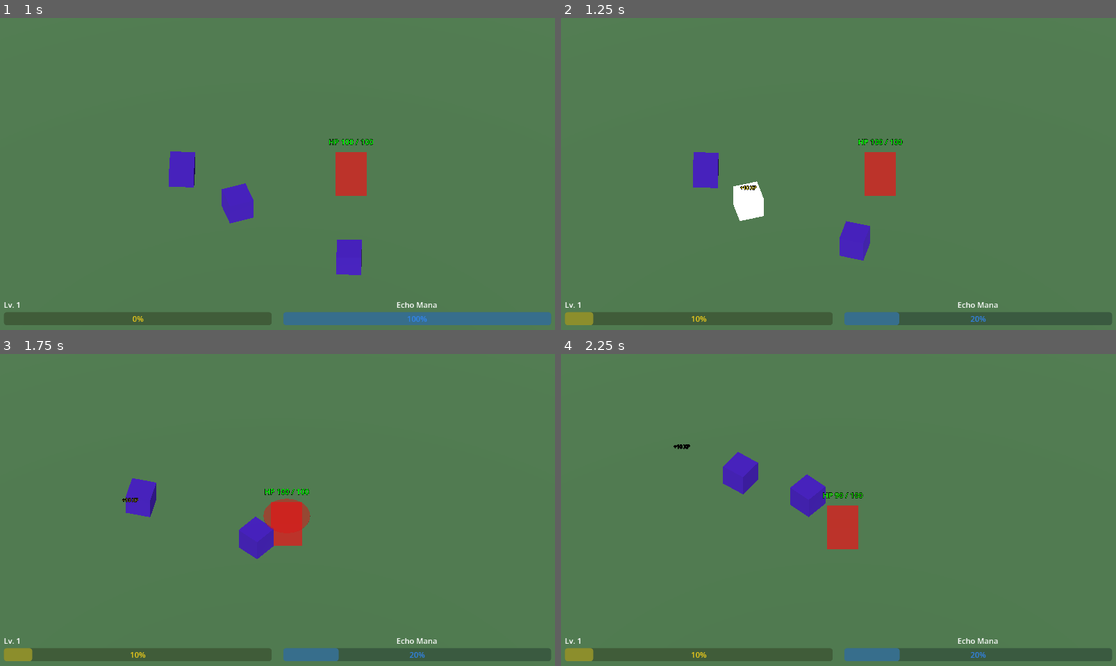
Above: before the commit, frames 1-4 (two rows, left to right).
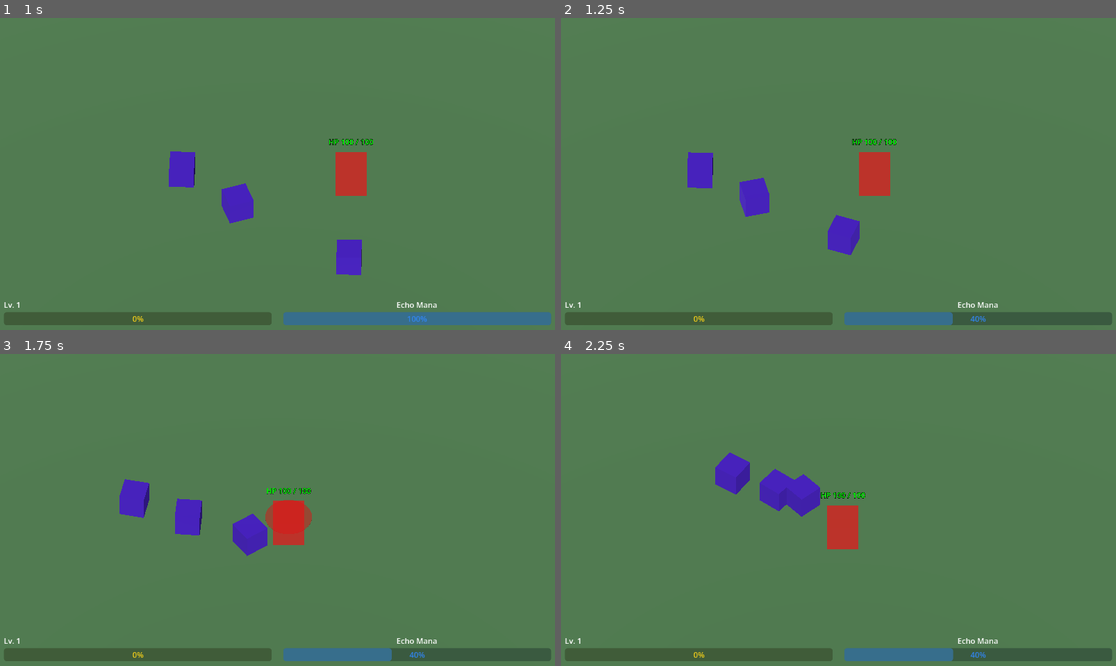
Above: after the commit, the same moments.

Repository: suxrob-1124/arcane-net
Game: Godot game, scene res://scenes/main/Main.tscn
Same seed, same stepped clock (60 frames per second), same inputs: the game is played once before the commit and once after it.
Inputs (mouse positions are in pixels of both pictures, inside the frame that each line leads up to):
- Up to frame 1 (1 s): move the mouse to (399, 158) at 0.52 s; press the mouse at (399, 158) at 0.53 s; hold D (move_right) from 0.53 s (still down); tap Space (dash) at 0.8 s
- Up to frame 2 (1.25 s): keep holding D (move_right)
- Up to frame 3 (1.75 s): move the mouse to (166, 525) at 1.27 s; release D (move_right) at 1.28 s; release the mouse at (166, 525) at 1.28 s; hold S (move_down) from 1.28 s (still down); tap Space (dash) at 1.35 s; click (166, 525) at 1.55 s
- Up to frame 4 (2.25 s): move the mouse to (894, 441) at 2.02 s; release S (move_down) at 2.03 s; press the mouse at (894, 441) at 2.03 s; hold D (move_right) from 2.03 s (still down)

Frame 1 is identical in both runs. In frame 2, 2.6% of the frame differs, in the area x 0-75%, y 38-99%; in frame 3, 2.2%; in frame 4, 2.0%.

Commit message:
feat(spectator): implement ShieldAction with AOE-guard and invuln source API
- Add add_invuln_source/remove_invuln_source counter to Player so multiple
  systems (DashComponent, ShieldAction) can own invulnerability independently
- Emit enemy_telegraph_started from GlitchPup; EchoCompanion tracks window
  via _aoe_alert_until_ms and sets boss_casting_aoe=true while it is active
- ShieldAction.execute() calls add_invuln_source and releases after 1.5 s
- Add CLAUDE.md MANDATORY preamble (planning, read-before-code, REVIEW gate,
  playtest gate, project memory rules)
- New GUT tests: test_echo_shield_action.gd + shield test in test_echo_companion

Co-Authored-By: Claude Sonnet 4.6 <noreply@anthropic.com>

Diff:
--- a/scripts/combat/DashComponent.gd
+++ b/scripts/combat/DashComponent.gd
@@ -38,7 +38,7 @@
 	if _dash_dir == Vector3.ZERO:
 		_dash_dir = -_player.visuals.basis.z
 
-	_player.is_invulnerable = true
+	_player.add_invuln_source()
 	_player.is_dashing = true
 	_player.movement.set_movement_enabled(false)
 	_player.velocity = _dash_dir * DASH_SPEED
@@ -62,4 +62,4 @@
 	dash_ended.emit()
 
 func _on_iframes_timer_timeout() -> void:
-	_player.is_invulnerable = false
+	_player.remove_invuln_source()
--- a/scripts/combat/Player.gd
+++ b/scripts/combat/Player.gd
@@ -10,7 +10,7 @@
 @onready var health: HealthComponent = $HealthComponent
 @onready var attack: AttackComponent = get_node_or_null(^"AttackComponent") as AttackComponent
 
-## Set true by DashComponent during iframes; consumed by `take_damage()` to skip damage.
+## Derived from `_invuln_sources`; true while any source (dash iframes, shield) is active.
 var is_invulnerable: bool = false
 ## Set true by DashComponent during a dash; MovementComponent honours this flag.
 var is_dashing: bool = false
@@ -18,6 +18,7 @@
 var is_ghost: bool = false
 
 var _death_cause: StringName = &"unknown"
+var _invuln_sources: int = 0
 
 
 func _ready() -> void:
@@ -34,6 +35,19 @@
 		_death_cause = source.data.enemy_id
 	health.take_damage(amount, source)
 	Hitstop.request(0.05)
+
+
+## Registers one invulnerability source. Player becomes invulnerable on the first call.
+func add_invuln_source() -> void:
+	_invuln_sources += 1
+	is_invulnerable = true
+
+
+## Releases one invulnerability source. Invulnerability ends when all sources are removed.
+func remove_invuln_source() -> void:
+	_invuln_sources = max(0, _invuln_sources - 1)
+	if _invuln_sources == 0:
+		is_invulnerable = false
 
 
 ## Heals by `amount`. Forwarded directly to HealthComponent.
--- a/scripts/combat/enemies/GlitchPup.gd
+++ b/scripts/combat/enemies/GlitchPup.gd
@@ -37,6 +37,7 @@
 	_telegraph.visible = true
 	_attack_timer.wait_time = data.attack_telegraph
 	_attack_timer.start()
+	EventBus.enemy_telegraph_started.emit(self, data.attack_telegraph)
 
 
 func _on_attack_resolved() -> void:
--- a/scripts/core/EventBus.gd
+++ b/scripts/core/EventBus.gd
@@ -26,6 +26,9 @@
 ## Emitted when the run ends with no continue option available.
 signal game_over()
 
+## Emitted when an enemy begins its attack telegraph. [duration] matches the telegraph timer length.
+signal enemy_telegraph_started(enemy: Node3D, duration: float)
+
 const DEBUG_LOG: bool = false
 
 
--- a/scripts/spectator/EchoCompanion.gd
+++ b/scripts/spectator/EchoCompanion.gd
@@ -15,6 +15,7 @@
 var actions: Array[SpectatorAction] = []
 
 var _is_acting: bool = false
+var _aoe_alert_until_ms: int = 0
 
 ## Emitted right after an action runs. Carries the action's name for UI hooks.
 signal companion_acted(action_name: String)
@@ -24,12 +25,17 @@
 
 func _ready() -> void:
 	actions = [HealAction.new(), ShieldAction.new(), DamageSpikeAction.new()]
+	EventBus.enemy_telegraph_started.connect(_on_enemy_telegraph_started)
 	var timer := Timer.new()
 	timer.wait_time = scan_interval
 	timer.one_shot = false
 	timer.timeout.connect(_on_scan)
 	add_child(timer)
 	timer.start()
+
+
+func _on_enemy_telegraph_started(_enemy: Node3D, duration: float) -> void:
+	_aoe_alert_until_ms = Time.get_ticks_msec() + int(duration * 1000.0)
 
 
 func _on_scan() -> void:
@@ -65,7 +71,7 @@
 	return {
 		"player": player,
 		"player_hp_ratio": hp_ratio,
-		"boss_casting_aoe": false,
+		"boss_casting_aoe": Time.get_ticks_msec() < _aoe_alert_until_ms,
 		"highest_hp_enemy_ratio": highest_hp_ratio,
 		"highest_hp_enemy": highest_hp_enemy,
 	}
--- a/scripts/spectator/actions/ShieldAction.gd
+++ b/scripts/spectator/actions/ShieldAction.gd
@@ -1,5 +1,7 @@
 class_name ShieldAction
 extends SpectatorAction
+
+const SHIELD_DURATION: float = 1.5
 
 
 func _init() -> void:
@@ -11,5 +13,18 @@
 	return ctx.get("boss_casting_aoe", false)
 
 
-func execute(_ctx: Dictionary) -> void:
-	push_warning("EchoCompanion/ShieldAction: not implemented")
+func execute(ctx: Dictionary) -> void:
+	var player: Node = ctx.get("player")
+	if player == null or not is_instance_valid(player):
+		push_warning("EchoCompanion/ShieldAction: player not found in context")
+		return
+	if not player.has_method(&"add_invuln_source"):
+		push_warning("EchoCompanion/ShieldAction: player has no add_invuln_source() method")
+		return
+
+	player.add_invuln_source()
+	player.get_tree().create_timer(SHIELD_DURATION).timeout.connect(
+		func() -> void:
+			if is_instance_valid(player):
+				player.remove_invuln_source()
+	)
--- a/tests/test_echo_companion.gd
+++ b/tests/test_echo_companion.gd
@@ -63,6 +63,22 @@
 	assert_signal_emitted_with_parameters(EventBus, &"echo_acted", [&"heal"])
 
 
+func test_shield_selected_when_aoe_active() -> void:
+	var echo := _make_echo()
+	echo.mana.current_mana = 100.0
+	# HP above 30% so HealAction is inactive; boss_casting_aoe triggers ShieldAction
+	var ctx := {
+		"player": null,
+		"player_hp_ratio": 0.8,
+		"boss_casting_aoe": true,
+		"highest_hp_enemy_ratio": 0.0,
+		"highest_hp_enemy": null,
+	}
+	var action := echo._pick_action(ctx)
+	assert_not_null(action, "must pick ShieldAction when boss_casting_aoe=true and HP is healthy")
+	assert_eq(action.action_name, &"shield", "ShieldAction must win when Heal is inactive")
+
+
 func test_inactive_when_too_many_humans() -> void:
 	SpectatorState.human_spectator_count = 3
 	var echo := _make_echo()
--- /dev/null
+++ b/tests/test_echo_shield_action.gd
@@ -0,0 +1,88 @@
+extends GutTest
+
+
+class PlayerMock extends Node:
+	var is_invulnerable: bool = false
+	var _invuln_sources: int = 0
+
+	func add_invuln_source() -> void:
+		_invuln_sources += 1
+		is_invulnerable = true
+
+	func remove_invuln_source() -> void:
+		_invuln_sources = max(0, _invuln_sources - 1)
+		if _invuln_sources == 0:
+			is_invulnerable = false
+
+
+func _make_mana(current: float = 100.0) -> ManaComponent:
+	var m: ManaComponent = ManaComponent.new()
+	add_child_autofree(m)
+	m.current_mana = current
+	return m
+
+
+func test_shield_action_can_execute_when_aoe_active() -> void:
+	var action: ShieldAction = ShieldAction.new()
+	var ctx: Dictionary = {"player": PlayerMock.new(), "boss_casting_aoe": true}
+	assert_true(action.can_execute(ctx),
+		"ShieldAction must execute when boss_casting_aoe is true")
+
+
+func test_shield_action_cannot_execute_when_no_aoe() -> void:
+	var action: ShieldAction = ShieldAction.new()
+	var ctx: Dictionary = {"player": PlayerMock.new(), "boss_casting_aoe": false}
+	assert_false(action.can_execute(ctx),
+		"ShieldAction must NOT execute when boss_casting_aoe is false")
+
+
+func test_shield_action_sets_invulnerable() -> void:
+	var action: ShieldAction = ShieldAction.new()
+	var player: PlayerMock = PlayerMock.new()
+	add_child_autofree(player)
+	var ctx: Dictionary = {"player": player, "boss_casting_aoe": true}
+
+	action.execute(ctx)
+
+	assert_true(player.is_invulnerable,
+		"ShieldAction must set player.is_invulnerable to true")
+
+
+func test_shield_action_stacks_with_dash_iframes() -> void:
+	var player: PlayerMock = PlayerMock.new()
+	add_child_autofree(player)
+
+	player.add_invuln_source()  # simulate dash
+	assert_eq(player._invuln_sources, 1, "one source after dash")
+
+	player.add_invuln_source()  # simulate shield
+	assert_eq(player._invuln_sources, 2, "two sources with shield + dash")
+	assert_true(player.is_invulnerable, "still invulnerable")
+
+	player.remove_invuln_source()  # dash ends
+	assert_true(player.is_invulnerable,
+		"must remain invulnerable while shield source active")
+	assert_eq(player._invuln_sources, 1)
+
+	player.remove_invuln_source()  # shield ends
+	assert_false(player.is_invulnerable,
+		"must lose invulnerability when all sources removed")
+
+
+func test_echo_spends_mana_on_shield() -> void:
+	var mana: ManaComponent = _make_mana(100.0)
+	var action: ShieldAction = ShieldAction.new()
+
+	assert_true(mana.can_spend(action.mana_cost))
+	mana.spend(action.mana_cost)
+
+	assert_almost_eq(mana.current_mana, 40.0, 0.01,
+		"Mana must decrease by ShieldAction cost (60)")
+
+
+func test_echo_cannot_shield_without_mana() -> void:
+	var mana: ManaComponent = _make_mana(30.0)
+	var action: ShieldAction = ShieldAction.new()
+
+	assert_false(mana.can_spend(action.mana_cost),
+		"Must not be able to cast ShieldAction with insufficient mana")
Not shown, added: tests/test_echo_shield_action.gd.uid
Not shown, changed: CLAUDE.md
